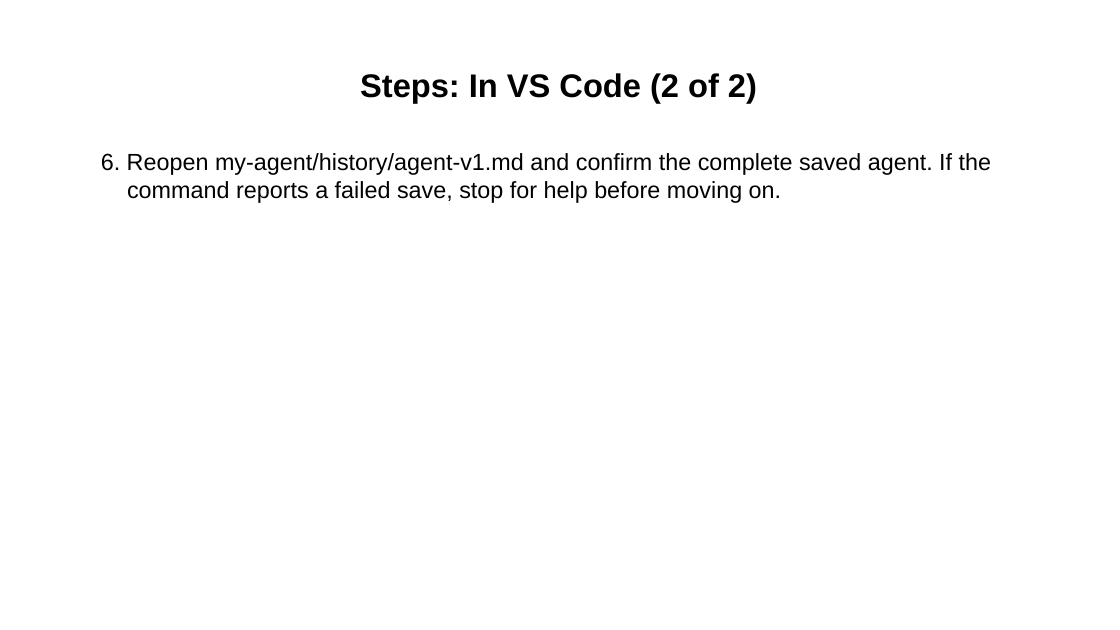
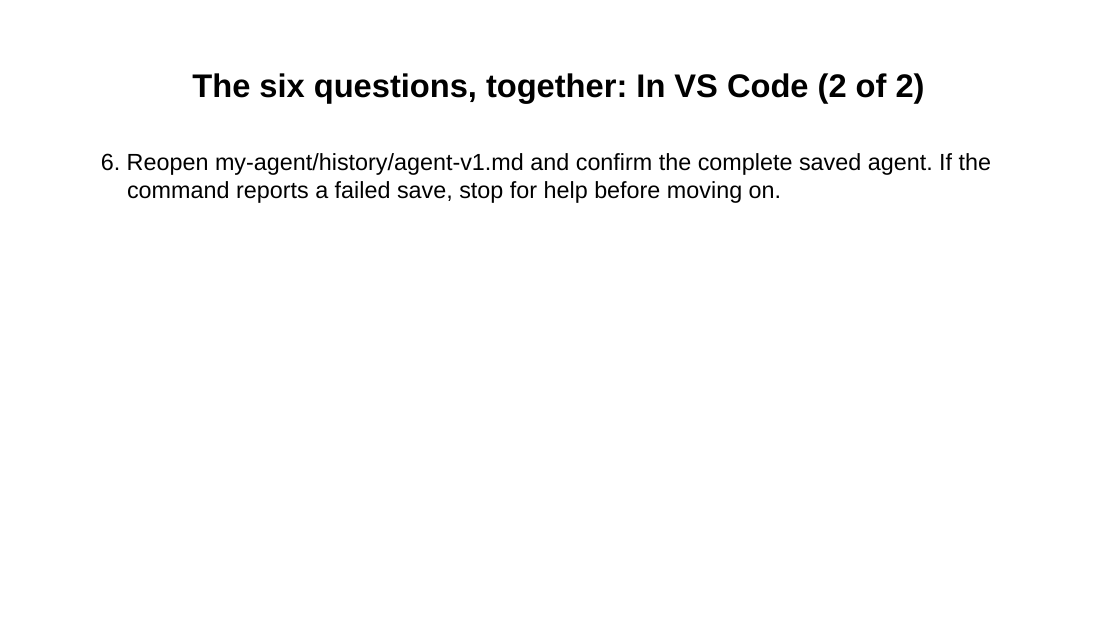
Before and after one commit to Community-Access/glow, a slide deck: slide 13 of docs/ahg-2026/kit/step-cards/2-design-your-agent.pptx (slide 11 before the commit). Drawn at 1120x630 pixels with LibreOffice and Linux fonts; fonts in the diff are those of the drawing. Boxes give left, top, right and bottom in pixels: in the first picture for what was removed or moved away, otherwise in the second. Text is boxed around its words. In the diff, an @@ line names an element or a change of style, - is before the commit and + after.

```diff
--- a/docs/ahg-2026/kit/step-cards/2-design-your-agent.pptx
+++ b/docs/ahg-2026/kit/step-cards/2-design-your-agent.pptx
@@ title at <box>192,73,925,102</box>: text changed @@
-Steps: In VS Code (2 of 2)
+The six questions, together: In VS Code (2 of 2)
```
Also in this commit, not shown: 4 other slides changed, 2 slides added, 21 other files.
